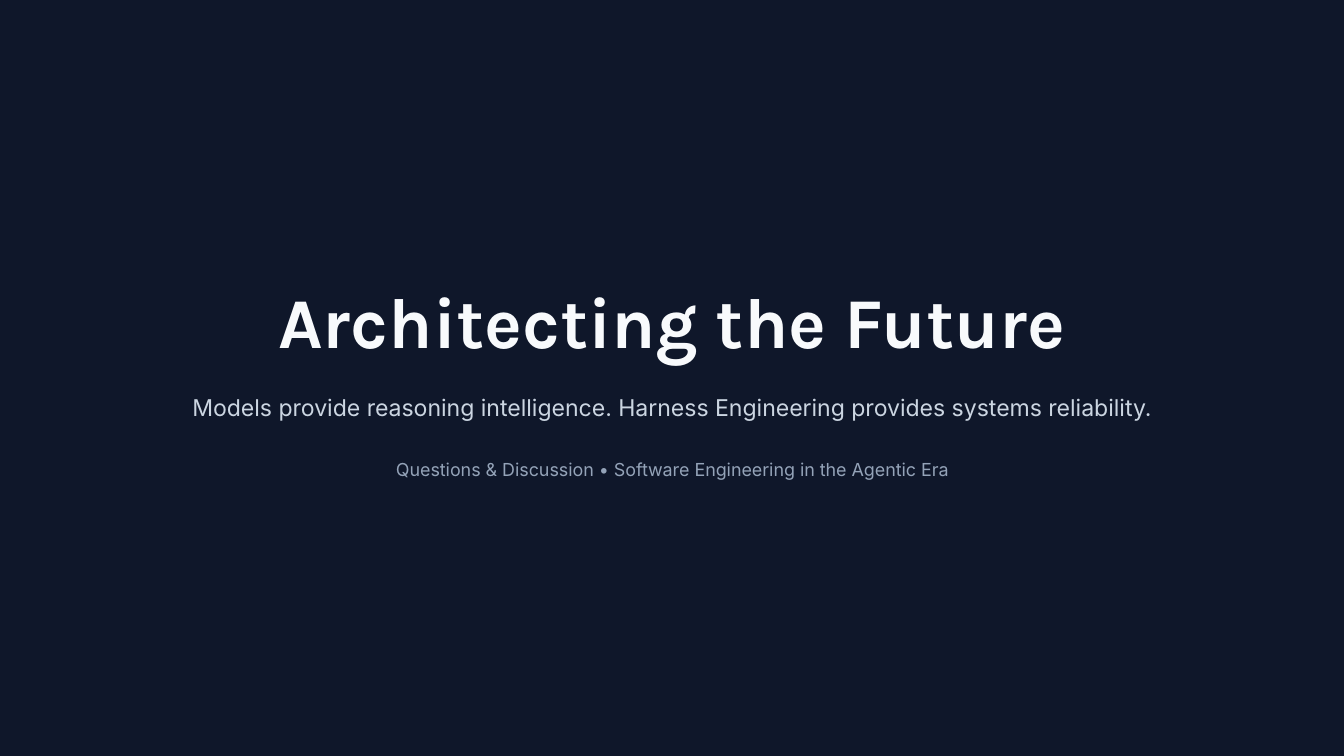
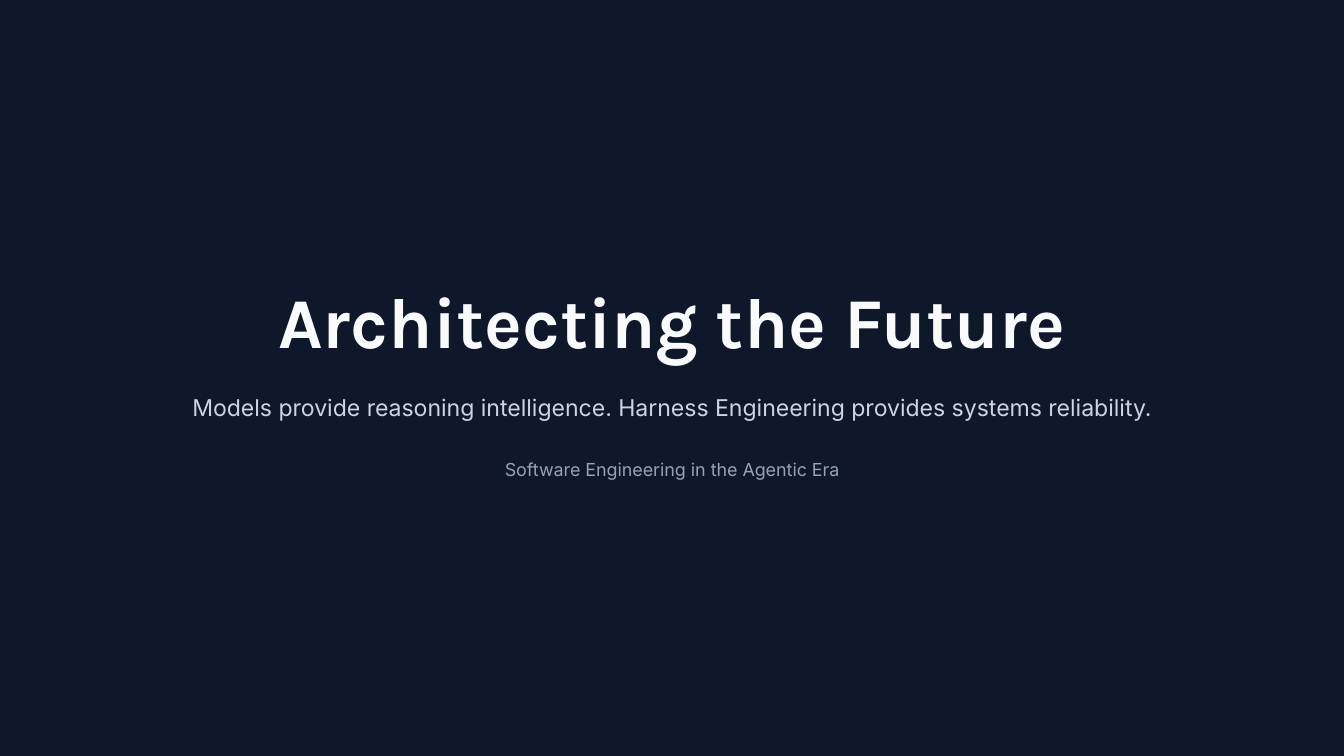
Before and after one commit to balakrishnaakuleti/harness_engineering, a slide deck: slide 28 of Harness Engineering in the Agentic Era (1).pptx (slide 23 before the commit). Drawn at 1344x756 pixels with LibreOffice and Linux fonts; fonts in the diff are those of the drawing; background and template pictures are left out. Boxes give left, top, right and bottom in pixels: in the first picture for what was removed or moved away, otherwise in the second. Text is boxed around its words. In the diff, an @@ line names an element or a change of style, - is before the commit and + after.

```diff
--- a/Harness Engineering in the Agentic Era (1).pptx
+++ b/Harness Engineering in the Agentic Era (1).pptx
@@ text at bbox=[505, 462, 839, 480]: text changed @@
-Questions & Discussion • Software Engineering in the Agentic Era
+Software Engineering in the Agentic Era
```
Also in this commit, not shown: 10 other slides changed, 4 slides added.
